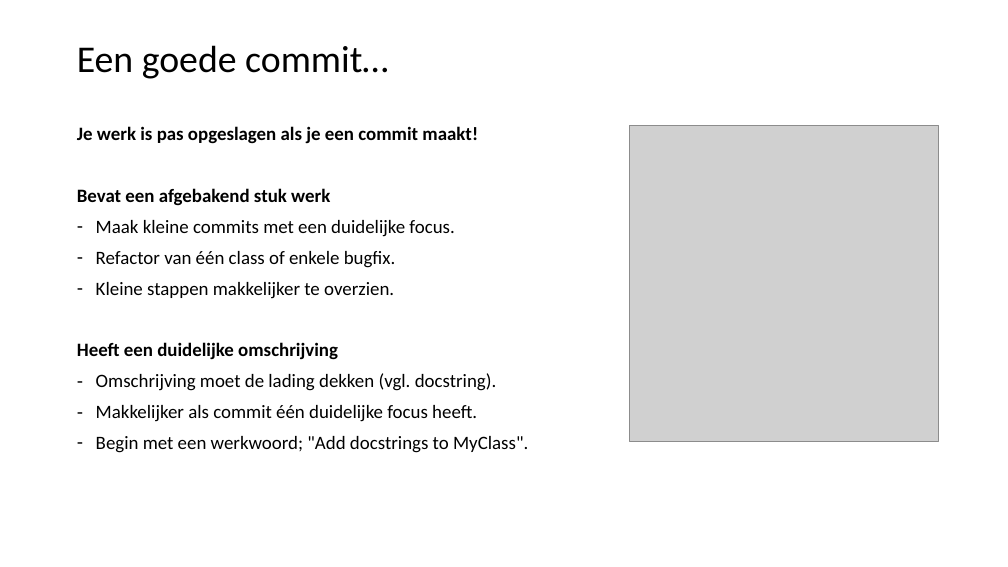
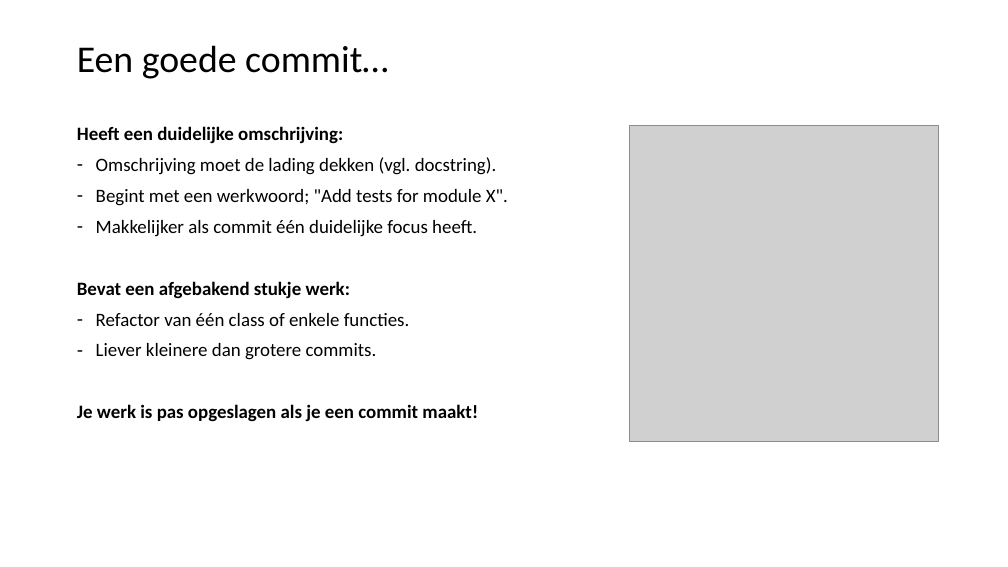
Before and after one commit to LFKoning/knowledge-sharing, a slide deck: slide 21 of git_course/1_basics/git_basic.pptx (slide 20 before the commit). Drawn at 1008x567 pixels with LibreOffice and Linux fonts; fonts in the diff are those of the drawing; grey boxes stand for pictures. Boxes give left, top, right and bottom in pixels: in the first picture for what was removed or moved away, otherwise in the second. Text is boxed around its words. In the diff, an @@ line names an element or a change of style, - is before the commit and + after.

```diff
--- a/git_course/1_basics/git_basic.pptx
+++ b/git_course/1_basics/git_basic.pptx
@@ text at (77, 126, 508, 360): paragraphs added @@
+Heeft een duidelijke omschrijving:
+– Omschrijving moet de lading dekken (vgl. docstring).
+– Begint met een werkwoord; "Add tests for module X".
+– Makkelijker als commit één duidelijke focus heeft.
+Bevat een afgebakend stukje werk:
+– Refactor van één class of enkele functies.
+– Liever kleinere dan grotere commits.
@@ text at (77, 188, 528, 453): paragraphs removed @@
-Bevat een afgebakend stuk werk
-– Maak kleine commits met een duidelijke focus.
-– Refactor van één class of enkele bugfix.
-– Kleine stappen makkelijker te overzien.
-Heeft een duidelijke omschrijving
-– Omschrijving moet de lading dekken (vgl. docstring).
-– Makkelijker als commit één duidelijke focus heeft.
-– Begin met een werkwoord; "Add docstrings to MyClass".
```
Also in this commit, not shown: 40 other slides changed, 10 slides added, 2 other files.
